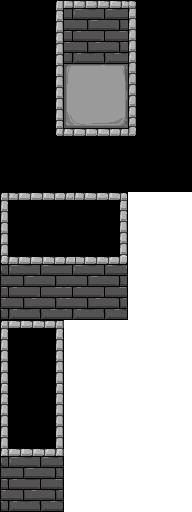
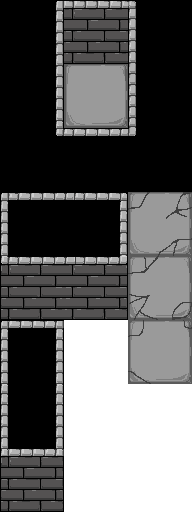
Before/after of a (192, 512) layered artwork. What changed in the layer stack:
added layer "레이어 4" above "레이어 1 사본 2" over [128, 192, 192, 384]
added layer "레이어 1 사본 2" above "레이어 4 사본" over [128, 192, 192, 384]
